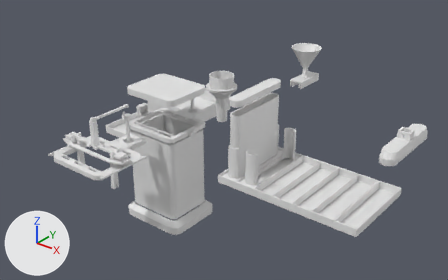
The Blender file Galvo/chemical.blend: old version first, new version second.
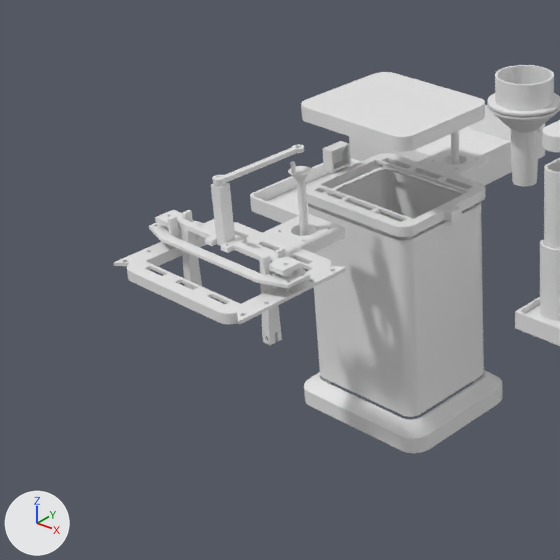
Old and new are each drawn whole from a camera (50 mm lens) standing at (0.902, -1.034, 0.682) and looking at (0.135, -0.075, 0.088) and again close up on the part from 0% to 53% of the width and 15% to 100% of the height. The axes (+X, +Y, +Z) are drawn at lower left. The lights are the same throughout. The last two pictures show the newer version.

The first close-up shows 'AcetoneBathPETG', 'Cube.001', 'Cube.002', 'Cube.003', 'EtchingBathPETG', 'FunnelP1', 'FunnelP2', 'GalvBath1', 'GalvFloorEq1', 'SpinCylinder1.001', 'SpinToLinear1.001', 'SpinToLinear1.002', 'WCover1', 'WFloorEq', 'WGalvCvr1', 'WGalvCvr1.001' and 5 more.
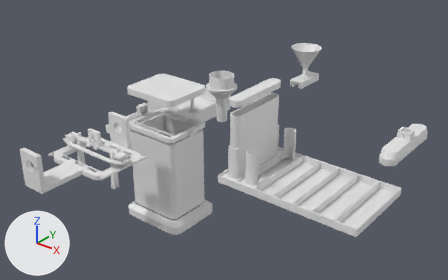
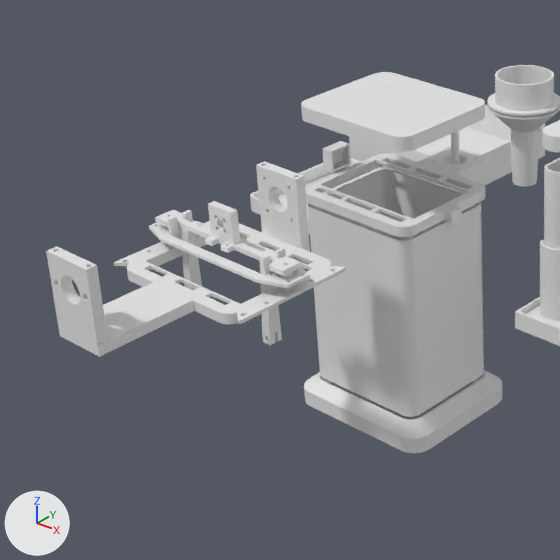
What differs and where, as boxes [x1, y1, x2, y2] in the close-ups (560 x 560 px):
'WGalvCvr1.001', reshaped (24% wider, 22% taller)
    before: [114, 213, 346, 324]
    after: [58, 221, 346, 357]
'Cube.002', reshaped (7% taller)
    before: [155, 210, 302, 345]
    after: [155, 201, 302, 345]
'WGalvCvr1.003', added
    after: [46, 247, 108, 345]
'WGalvCvr1.002', added
    after: [256, 161, 309, 248]
'Cube.003', deleted
    before: [211, 176, 235, 246]
'SpinCylinder1.001', deleted
    before: [288, 161, 312, 236]
'SpinToLinear1.001', deleted
    before: [213, 144, 304, 186]
'SpinToLinear1.002', deleted
    before: [212, 175, 226, 182]
part 1 of me_cube_013, reshaped
    before: [209, 213, 346, 268]
    after: [209, 221, 327, 268]
part 2 of me_cube_013, built on
    before: [139, 261, 245, 321]
    after: [58, 261, 245, 357]
part 3 of me_cube_015, added
    after: [208, 201, 240, 245]

The change, as a list of edits to the scene's bpy script:
```text
Change me_cube_013:
    used by ob_wgalvcvr1_001; location = (-0.005, -0.319, 0.101)
    remove me_cube_013.from_pydata(...)  # 1707 vertices, 1116 faces; spans x -0.076..0.087, y -0.061..0.114, z -0.005..0.004
    add me_cube_013.from_pydata(...)  # 1590 vertices, 1075 faces; spans x -0.076..0.087, y -0.154..0.07, z -0.005..0.004
    me_cube_013 part 1: 18 vertices moved from x -0.071..0.057, y 0.043..0.051, z 0.001..0.004 to x -0.071..0.057, y 0.042..0.051, z 0.001..0.004; 403 vertices removed from x -0.071..0.03, y 0.001..0.114, z -0.005..0.004; 138 vertices added at x -0.02..0.031, y 0.061..0.07, z -0.005..0.004
    me_cube_013 part 2: 22 vertices moved from x -0.023..0.081, y -0.053..-0.043, z 0.001..0.004 to x -0.023..0.081, y -0.053..-0.042, z 0.001..0.004; 4 vertices removed from x 0.079..0.081, y -0.053..-0.052, z 0.001..0.004; 158 vertices added at x -0.02..0.031, y -0.154..-0.052, z -0.005..0.004
    other edits to the shape of me_cube_013 do not show in these pictures
Change me_cube_015:
    used by ob_cube_002; location = (-0.075, -0.32, 0.119)
    remove me_cube_015.from_pydata(...)  # 429 vertices, 268 faces; spans x -0.006..0.157, y -0.011..0.011, z -0.07..0.011
    add me_cube_015.from_pydata(...)  # 779 vertices, 438 faces; spans x -0.006..0.157, y -0.011..0.011, z -0.07..0.041
    me_cube_015 part 3: 350 vertices added at x 0.061..0.09, y -0.004..0.004, z 0.019..0.041
Add me_cube_006:
    me_cube_006.from_pydata(...)  # 536 vertices, 275 faces; spans x -0.0252..0.0253, y -0.0399..0.0261, z -0.0049..0.0049
Add me_cube_003:
    me_cube_003.from_pydata(...)  # 534 vertices, 273 faces; spans x -0.0252..0.0253, y -0.0399..0.0261, z -0.0049..0.0049
Remove ob_cube_003:
    ob_cube_003 = bpy.data.objects.new('Cube.003', me_cube_017)
    ob_cube_003.location = (-0.075, -0.32, 0.119)
Remove ob_spintolinear1_001:
    ob_spintolinear1_001 = bpy.data.objects.new('SpinToLinear1.001', me_circle_003)
    ob_spintolinear1_001.location = (0.0, -0.231, 0.182)
    ob_spintolinear1_001.rotation_euler = (0.0, 0.0, -1.571)  # degrees (0, 0, -90)
Remove ob_spintolinear1_002:
    ob_spintolinear1_002 = bpy.data.objects.new('SpinToLinear1.002', me_circle_001)
    ob_spintolinear1_002.location = (0.0, -0.231, 0.182)
    ob_spintolinear1_002.rotation_euler = (0.0, 0.0, -1.571)  # degrees (0, 0, -90)
Remove ob_spincylinder1_001:
    ob_spincylinder1_001 = bpy.data.objects.new('SpinCylinder1.001', me_cylinder_002)
    ob_spincylinder1_001.location = (0.001, -0.232, 0.138)
    ob_spincylinder1_001.rotation_euler = (0.0, 0.0, -1.571)  # degrees (0, 0, -90)
Add ob_wgalvcvr1_003:
    ob_wgalvcvr1_003 = bpy.data.objects.new('WGalvCvr1.003', me_cube_006)
    ob_wgalvcvr1_003.location = (0.0, -0.469, 0.145)
    ob_wgalvcvr1_003.rotation_euler = (1.571, 0.0, 0.0)  # degrees (90, 0, 0)
Add ob_wgalvcvr1_002:
    ob_wgalvcvr1_002 = bpy.data.objects.new('WGalvCvr1.002', me_cube_003)
    ob_wgalvcvr1_002.location = (0.0, -0.254, 0.145)
    ob_wgalvcvr1_002.rotation_euler = (1.571, 0.0, 0.0)  # degrees (90, 0, 0)
```
